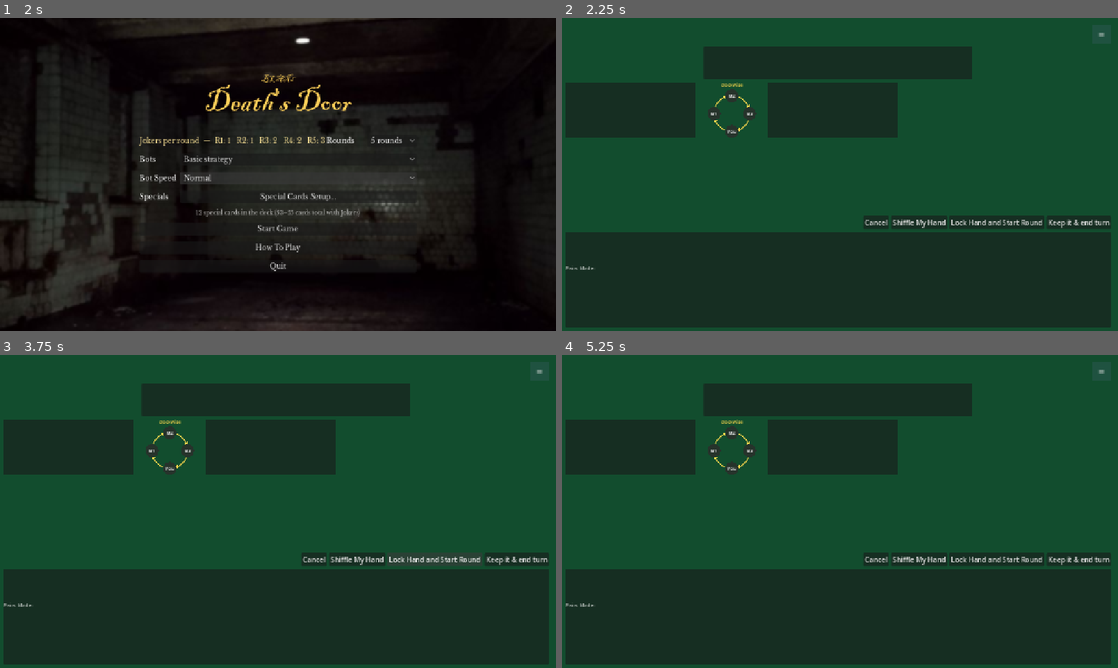
Above: before the commit, frames 1-4 (two rows, left to right).
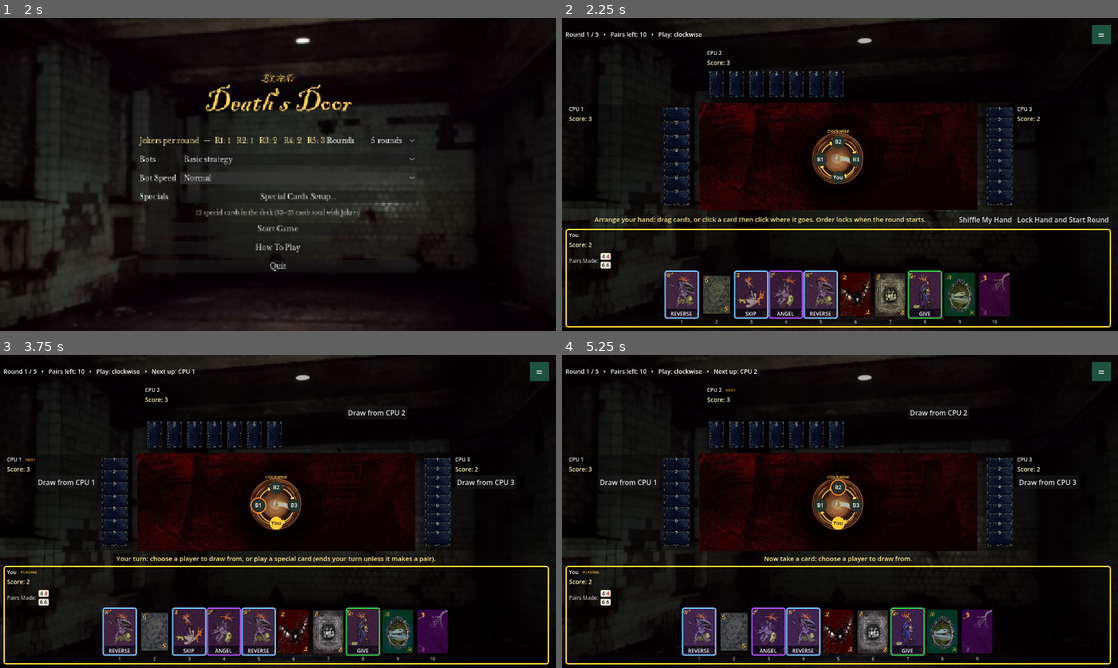
Above: after the commit, the same moments.

Repository: louibasmu/BLANd-
Game: Godot game, scene res://BaseGame/2. MainMenu/main_menu.tscn
The game is run twice, just before and just after one commit, with the same random seed, the same clock (stepped at 60 frames per second) and the same inputs.
Inputs (mouse positions are in pixels of both pictures, inside the frame that each line leads up to):
- Up to frame 1 (2 s): click "Normal" at 0.5 s; click "Normal" at 1.25 s
- Up to frame 2 (2.25 s): click "Start Game" at 2 s
- Up to frame 3 (3.75 s): click (311, 558) at 2.75 s, where only the run before the commit has a clickable "Cancel"; click "Lock Hand and Start Round" at 3.5 s
- Up to frame 4 (5.25 s): click (995, 558) at 4.25 s, where only the run before the commit has a clickable "Lock Hand and Start Round"; click (751, 630) at 5 s, where only the run after the commit has a clickable "SKIP"

Frame 1 is identical in both runs. In frame 2, 96% of the frame differs, in the area x 0-100%, y 0-100%; in frame 3, 96%; in frame 4, 96%.
Error before the commit: Parse Error: Function "_make_seat()" not found in base self. (res://BaseGame/5.)

Commit message:
Fixing the merge issues from class
Implemented the background and the table. This is done so the build_ui is no longer there as well.

Diff:
--- a/game-dev-seminar/BaseGame/5. CardTable/game_table.gd
+++ b/game-dev-seminar/BaseGame/5. CardTable/game_table.gd
@@ -142,202 +142,6 @@
 # ================================================================ layout
 # The screen is made of Godot container nodes , laid out as:
 #   top bar / top bot / capped middle row / prompt row / human's seat.
-
-func _build_ui() -> void:
-	var bg := TextureRect.new()
-	bg.texture = _tex("background.jpeg")
-	bg.expand_mode = TextureRect.EXPAND_IGNORE_SIZE
-	bg.stretch_mode = TextureRect.STRETCH_KEEP_ASPECT_COVERED
-	bg.modulate = Color(0.72, 0.72, 0.72)
-	var bg_material := ShaderMaterial.new()
-	bg_material.shader = BACKGROUND_BLUR_SHADER
-	bg.material = bg_material
-	bg.set_anchors_preset(Control.PRESET_FULL_RECT)
-	add_child(bg)
-
-	var margin := MarginContainer.new()
-	margin.set_anchors_preset(Control.PRESET_FULL_RECT)
-	for side in ["left", "right", "top", "bottom"]:
-		margin.add_theme_constant_override("margin_" + side, 16 if side == "top" or side == "right" else 8)
-	add_child(margin)
-
-	var root := VBoxContainer.new()
-	root.size_flags_vertical = Control.SIZE_EXPAND_FILL
-	root.add_theme_constant_override("separation", 6)
-	margin.add_child(root)
-
-	# --- top bar
-	var bar := HBoxContainer.new()
-	bar.add_theme_constant_override("separation", 12)
-	root.add_child(bar)
-	_status_label = Label.new()
-	_status_label.size_flags_horizontal = Control.SIZE_EXPAND_FILL
-	_status_label.clip_text = true
-	_status_label.text_overrun_behavior = TextServer.OVERRUN_TRIM_ELLIPSIS
-	bar.add_child(_status_label)
-	_menu_button = Button.new()
-	_menu_button.custom_minimum_size = Vector2(44, 44)
-	_menu_button.text = "☰"
-	_menu_button.add_theme_font_size_override("font_size", 26)
-	_menu_button.tooltip_text = "Menu"
-	_menu_button.pressed.connect(_toggle_menu_popup)
-	_menu_button.add_theme_stylebox_override("normal", _top_button_style(Color(0.12, 0.32, 0.25)))
-	_menu_button.add_theme_stylebox_override("hover", _top_button_style(Color(0.18, 0.43, 0.32)))
-	_menu_button.add_theme_stylebox_override("pressed", _top_button_style(Color(0.08, 0.23, 0.18)))
-	_menu_button.add_theme_stylebox_override("focus", _top_button_style(Color(0.18, 0.43, 0.32)))
-	bar.add_child(_menu_button)
-
-	_menu_popup = PopupPanel.new()
-	_menu_popup.theme = theme
-	_menu_popup.size = Vector2i(320, 350)
-	_menu_popup.exclusive = true
-	_menu_popup.transient = true
-	_menu_popup.close_requested.connect(_menu_popup.hide)
-	_menu_popup.popup_hide.connect(_on_menu_popup_hidden)
-	_menu_popup.add_theme_stylebox_override("panel", _box(Color(0.08, 0.16, 0.13), Color(0.3, 0.5, 0.4), 1))
-	var menu_items := VBoxContainer.new()
-	menu_items.set_anchors_preset(Control.PRESET_FULL_RECT)
-	menu_items.offset_left = 6
-	menu_items.offset_top = 6
-	menu_items.offset_right = -6
-	menu_items.offset_bottom = -6
-	menu_items.add_theme_constant_override("separation", 2)
-	_menu_popup.add_child(menu_items)
-	_menu_jokers_label = Label.new()
-	_menu_jokers_label.custom_minimum_size = Vector2(248, 34)
-	_menu_jokers_label.vertical_alignment = VERTICAL_ALIGNMENT_CENTER
-	_menu_jokers_label.add_theme_color_override("font_color", Color(1, 0.9, 0.5))
-	menu_items.add_child(_menu_jokers_label)
-	menu_items.add_child(HSeparator.new())
-	_add_menu_item(menu_items, "Card Tracker", "T", _on_menu_tracker)
-	_add_menu_item(menu_items, "Rules / How to play", "", _on_menu_rules)
-	_add_menu_item(menu_items, "Special card roles", "", _on_menu_special_roles)
-	var speed_row := HBoxContainer.new()
-	speed_row.custom_minimum_size.y = 40
-	speed_row.add_theme_constant_override("separation", 8)
-	var speed_label := Label.new()
-	speed_label.text = "Bot speed"
-	speed_label.size_flags_horizontal = Control.SIZE_EXPAND_FILL
-	speed_label.vertical_alignment = VERTICAL_ALIGNMENT_CENTER
-	speed_row.add_child(speed_label)
-	_menu_speed_option = OptionButton.new()
-	_menu_speed_option.custom_minimum_size.x = 120
-	for speed_name in GameSettings.BOT_SPEEDS:
-		_menu_speed_option.add_item(speed_name)
-		if is_equal_approx(GameSettings.BOT_SPEEDS[speed_name], GameSettings.bot_delay):
-			_menu_speed_option.select(_menu_speed_option.item_count - 1)
-	_menu_speed_option.item_selected.connect(_on_menu_bot_speed_selected)
-	speed_row.add_child(_menu_speed_option)
-	menu_items.add_child(speed_row)
-	var menu_separator := HSeparator.new()
-	menu_items.add_child(menu_separator)
-	_add_menu_item(menu_items, "Restart game", "", _on_menu_restart)
-	_add_menu_item(menu_items, "Main menu", "", _on_menu_main_menu)
-	add_child(_menu_popup)
-
-	# --- top bot (seat 2)
-	var top_row := CenterContainer.new()
-	root.add_child(top_row)
-	top_row.add_child(_make_seat(2, 620))
-
-	# --- middle: left bot, turn compass, right bot
-	var mid_slot := Control.new()
-	mid_slot.size_flags_vertical = Control.SIZE_EXPAND_FILL
-	mid_slot.clip_contents = true
-	root.add_child(mid_slot)
-	var mid := HBoxContainer.new()
-	mid.clip_contents = true
-	mid.add_theme_constant_override("separation", 8)
-	mid_slot.add_child(mid)
-	mid_slot.resized.connect(_layout_middle.bind(mid_slot, mid))
-	_layout_middle(mid_slot, mid)
-	mid.add_child(_make_seat(1, 300))
-	var center_area := Control.new()
-	center_area.size_flags_horizontal = Control.SIZE_EXPAND_FILL
-	center_area.size_flags_vertical = Control.SIZE_EXPAND_FILL
-	mid.add_child(center_area)
-	var table_background := TextureRect.new()
-	table_background.texture = _tex("table.jpeg")
-	table_background.expand_mode = TextureRect.EXPAND_IGNORE_SIZE
-	table_background.stretch_mode = TextureRect.STRETCH_KEEP_ASPECT_COVERED
-	table_background.mouse_filter = Control.MOUSE_FILTER_IGNORE
-	table_background.set_anchors_preset(Control.PRESET_FULL_RECT)
-	center_area.add_child(table_background)
-	var compass_center := CenterContainer.new()
-	compass_center.set_anchors_preset(Control.PRESET_FULL_RECT)
-	center_area.add_child(compass_center)
-	_compass = TurnCompass.new()   # which way play is going + who's up next
-	compass_center.add_child(_compass)
-	mid.add_child(_make_seat(3, 300))
-
-	# --- prompt
-	var prompt_row := HBoxContainer.new()
-	root.add_child(prompt_row)
-	_prompt = Label.new()
-	_prompt.size_flags_horizontal = Control.SIZE_EXPAND_FILL
-	_prompt.horizontal_alignment = HORIZONTAL_ALIGNMENT_CENTER
-	_prompt.add_theme_font_size_override("font_size", 17)
-	_prompt.add_theme_color_override("font_color", Color(1, 0.92, 0.55))
-	# Wraps long prompts so they never push the buttons off-screen.
-	_prompt.autowrap_mode = TextServer.AUTOWRAP_WORD_SMART   # long prompts wrap instead of pushing buttons off-screen
-	_prompt.custom_minimum_size = Vector2(200, 0)
-	prompt_row.add_child(_prompt)
-	_cancel_btn = Button.new()
-	_cancel_btn.text = "Cancel"
-	_cancel_btn.pressed.connect(_cancel_selection)
-	prompt_row.add_child(_cancel_btn)
-	_shuffle_btn = Button.new()
-	_shuffle_btn.text = "Shuffle my hand"
-	# The "Shuffle my hand" and "Lock hand & start round" buttons only appear in the ARRANGE phase,
-	# "Keep it & end turn" only right after drawing a special; _refresh() decides which are visible.
-	_shuffle_btn.pressed.connect(func() -> void:
-		_arrange_sel = -1
-		game.shuffle_hand(HUMAN))
-	prompt_row.add_child(_shuffle_btn)
-	_start_btn = Button.new()
-	_start_btn.text = "Lock hand & start round"
-	_start_btn.pressed.connect(func() -> void:
-		_arrange_sel = -1
-		game.finish_arranging())
-	prompt_row.add_child(_start_btn)
-	_keep_btn = Button.new()
-	_keep_btn.text = "Keep it & end turn"
-	_keep_btn.pressed.connect(func() -> void:
-		_clear_selection()
-		game.pass_turn(HUMAN))
-	prompt_row.add_child(_keep_btn)
-
-	# --- you (seat 0)
-	var human_seat := _make_seat(0, 0)
-	human_seat.size_flags_horizontal = Control.SIZE_EXPAND_FILL
-	root.add_child(human_seat)
-
-	# --- alert pop-ups (own layer so they show above everything)
-	var layer := CanvasLayer.new()
-	layer.layer = 10
-	add_child(layer)
-	var top := MarginContainer.new()
-	top.theme = theme
-	top.set_anchors_preset(Control.PRESET_CENTER)
-	top.grow_horizontal = Control.GROW_DIRECTION_BOTH
-	top.grow_vertical = Control.GROW_DIRECTION_BOTH
-	top.add_theme_constant_override("margin_bottom", 60)
-	top.mouse_filter = Control.MOUSE_FILTER_IGNORE
-	layer.add_child(top)
-	_toast_box = VBoxContainer.new()
-	_toast_box.add_theme_constant_override("separation", 6)
-	_toast_box.mouse_filter = Control.MOUSE_FILTER_IGNORE
-	top.add_child(_toast_box)
-
-	var pair_canvas := CanvasLayer.new()
-	pair_canvas.layer = 20
-	add_child(pair_canvas)
-	_pair_animation_layer = Control.new()
-	_pair_animation_layer.theme = theme
-	_pair_animation_layer.set_anchors_preset(Control.PRESET_FULL_RECT)
-	_pair_animation_layer.mouse_filter = Control.MOUSE_FILTER_IGNORE
-	pair_canvas.add_child(_pair_animation_layer)
-	_apply_responsive_scale()
 
 
 func _top_button_style(fill: Color) -> StyleBoxFlat:
--- a/game-dev-seminar/BaseGame/5. CardTable/game_table.tscn
+++ b/game-dev-seminar/BaseGame/5. CardTable/game_table.tscn
@@ -2,6 +2,10 @@
 
 [ext_resource type="Script" uid="uid://glnp5crqn7w6" path="res://BaseGame/5. CardTable/game_table.gd" id="1_xanw4"]
 [ext_resource type="Script" uid="uid://do2sxspgf0u2e" path="res://BaseGame/1. CoreMechanics/turn_compass.gd" id="2_mnkod"]
+[ext_resource type="Texture2D" uid="uid://7tmbcvhxytct" path="res://Environment Assets/background.jpeg" id="2_wlmaj"]
+[ext_resource type="Texture2D" uid="uid://cah31u7k52m61" path="res://Environment Assets/table.jpeg" id="3_g8l5e"]
+
+[sub_resource type="ShaderMaterial" id="ShaderMaterial_5asqp"]
 
 [sub_resource type="StyleBoxFlat" id="StyleBoxFlat_emy3t"]
 bg_color = Color(0.12156863, 0.32156864, 0.2509804, 1)
@@ -53,14 +57,19 @@
 unique_name_in_owner = true
 one_shot = true
 
-[node name="Background" type="ColorRect" parent="." unique_id=1587207837]
-layout_mode = 1
-anchors_preset = 15
-anchor_right = 1.0
-anchor_bottom = 1.0
-grow_horizontal = 2
-grow_vertical = 2
-color = Color(0.07058824, 0.3019608, 0.18039216, 1)
+[node name="BackgroundImage" type="TextureRect" parent="." unique_id=1929817062]
+modulate = Color(0.72156864, 0.72156864, 0.72156864, 1)
+material = SubResource("ShaderMaterial_5asqp")
+layout_mode = 1
+anchors_preset = 15
+anchor_right = 1.0
+anchor_bottom = 1.0
+grow_horizontal = 2
+grow_vertical = 2
+mouse_filter = 2
+texture = ExtResource("2_wlmaj")
+expand_mode = 1
+stretch_mode = 6
 
 [node name="margin" type="MarginContainer" parent="." unique_id=1359996324]
 layout_mode = 1
@@ -234,11 +243,34 @@
 clip_contents = true
 layout_mode = 2
 
-[node name="CompassCenter" type="CenterContainer" parent="margin/root/MidSlot/Mid" unique_id=1829671266]
-layout_mode = 2
-size_flags_horizontal = 3
-
-[node name="TurnCompass" type="Control" parent="margin/root/MidSlot/Mid/CompassCenter" unique_id=1352685893]
+[node name="CenterArea" type="Control" parent="margin/root/MidSlot/Mid" unique_id=925708757]
+clip_contents = true
+layout_mode = 2
+size_flags_horizontal = 3
+
+[node name="TableImage" type="TextureRect" parent="margin/root/MidSlot/Mid/CenterArea" unique_id=1540025419]
+modulate = Color(0.72156864, 0.72156864, 0.72156864, 1)
+material = SubResource("ShaderMaterial_5asqp")
+layout_mode = 1
+anchors_preset = 15
+anchor_right = 1.0
+anchor_bottom = 1.0
+grow_horizontal = 2
+grow_vertical = 2
+mouse_filter = 2
+texture = ExtResource("3_g8l5e")
+stretch_mode = 6
+
+[node name="CompassCenter" type="CenterContainer" parent="margin/root/MidSlot/Mid/CenterArea" unique_id=1829671266]
+layout_mode = 1
+anchors_preset = 15
+anchor_right = 1.0
+anchor_bottom = 1.0
+grow_horizontal = 2
+grow_vertical = 2
+size_flags_horizontal = 3
+
+[node name="TurnCompass" type="Control" parent="margin/root/MidSlot/Mid/CenterArea/CompassCenter" unique_id=1352685893]
 unique_name_in_owner = true
 layout_mode = 2
 script = ExtResource("2_mnkod")
@@ -423,13 +455,8 @@
 anchors_preset = 15
 anchor_right = 1.0
 anchor_bottom = 1.0
-offset_left = 8.0
-offset_top = 6.0
-offset_right = -8.0
-offset_bottom = -6.0
-grow_horizontal = 2
-grow_vertical = 2
-offset_transform_enabled = true
+grow_horizontal = 2
+grow_vertical = 2
 theme_override_constants/margin_left = 6
 theme_override_constants/margin_top = 6
 theme_override_constants/margin_right = 6
